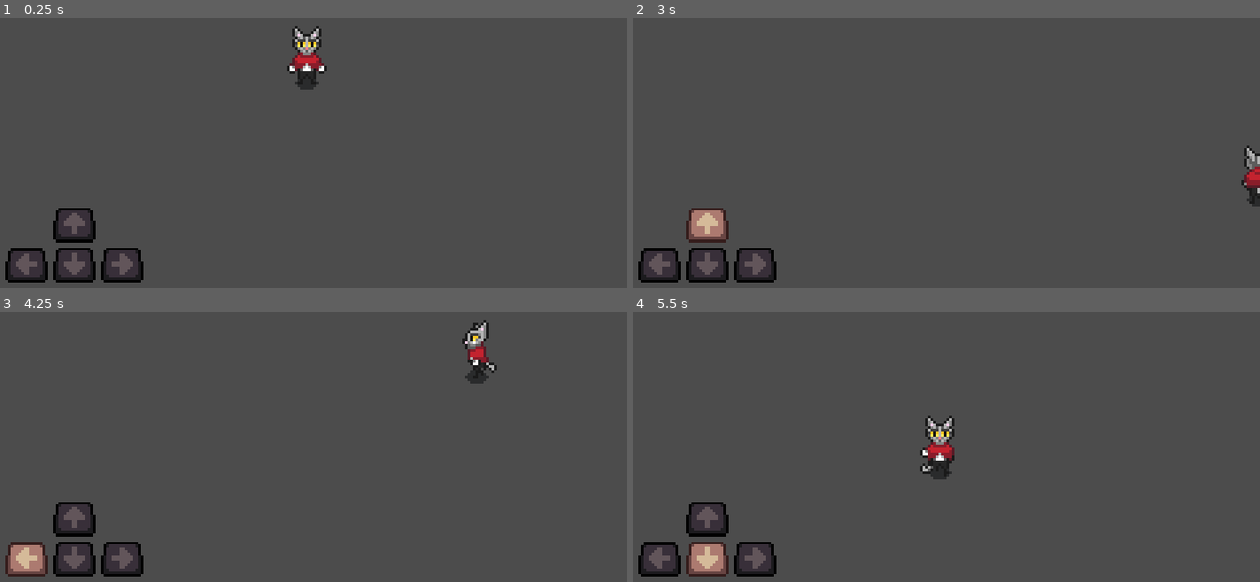
Above: before the commit, frames 1-4 (two rows, left to right).
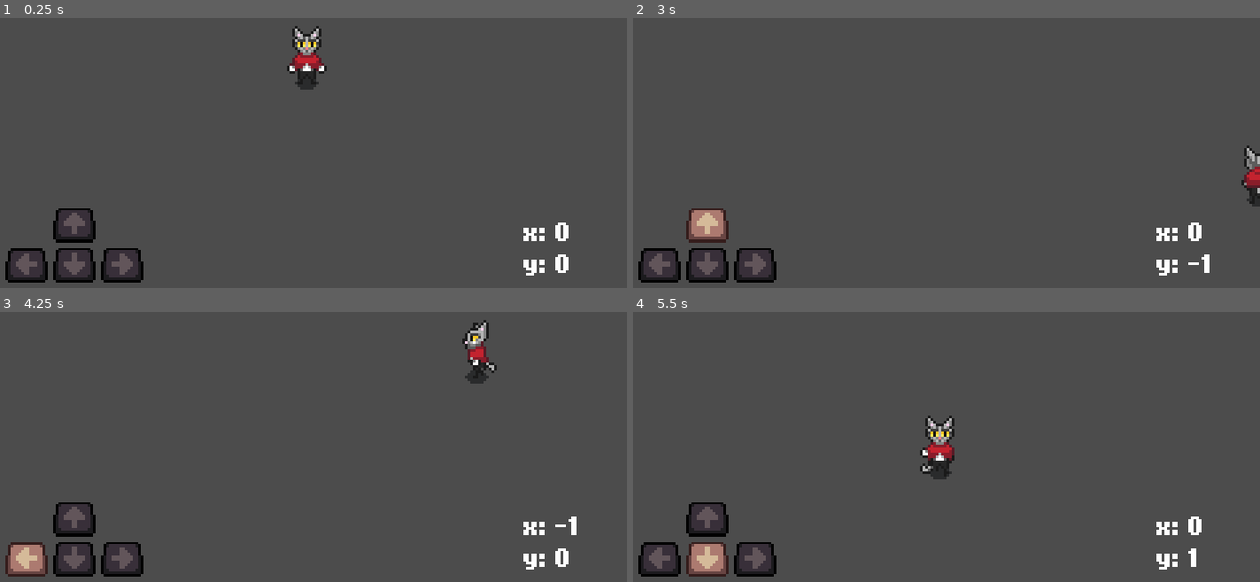
Above: after the commit, the same moments.

Repository: jontopielski/Top-Down-Sprite-Tutorial
Game: Godot game, scene res://player/Player.tscn
The game is run twice, just before and just after one commit, with the same random seed, the same clock (stepped at 60 frames per second) and the same inputs.
Inputs:
- Up to frame 1 (0.25 s): no input
- Up to frame 2 (3 s): hold Right (ui_right) 0.53-1.28 s; hold Down (ui_down) 1.28-2.03 s; hold Right (ui_right) 2.03-2.78 s; hold Up (ui_up) from 2.78 s (still down)
- Up to frame 3 (4.25 s): release Up (ui_up) at 3.53 s; hold Left (ui_left) from 3.53 s (still down)
- Up to frame 4 (5.5 s): release Left (ui_left) at 5.03 s; hold Down (ui_down) from 5.03 s (still down)

The runs differ from the first frame. In frame 1, 0.5% of the frame differs, in the area x 83-91%, y 75-96%; in frame 2, 0.4%; in frame 3, 0.4%; in frame 4, 0.4%.

Commit message:
Update font

Diff:
--- a/ui/OnScreenKeyboard.tscn
+++ b/ui/OnScreenKeyboard.tscn
@@ -8,7 +8,7 @@
 
 [sub_resource type="DynamicFontData" id=1]
 antialiased = false
-font_path = "res://nokiafc22.ttf"
+font_path = "res://ui/nokiafc22.ttf"
 
 [sub_resource type="DynamicFont" id=2]
 size = 8
